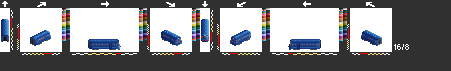
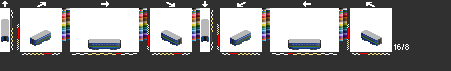
Layer changes from the first 451x71 image to the second:
renamed "y5light" to "ymlightr", hid it, moved it above "ymlight" over [177, 35, 235, 44]
renamed "y4light" to "ymlight", hid it, moved it above "rblightr" over [177, 35, 235, 44]
renamed "y9lj1" to "yplj1", showed it over [1, 19, 382, 47]
renamed "y9" to "yp", showed it over [1, 19, 382, 50]
renamed "y4" to "ym", hid it over [1, 19, 382, 50]
